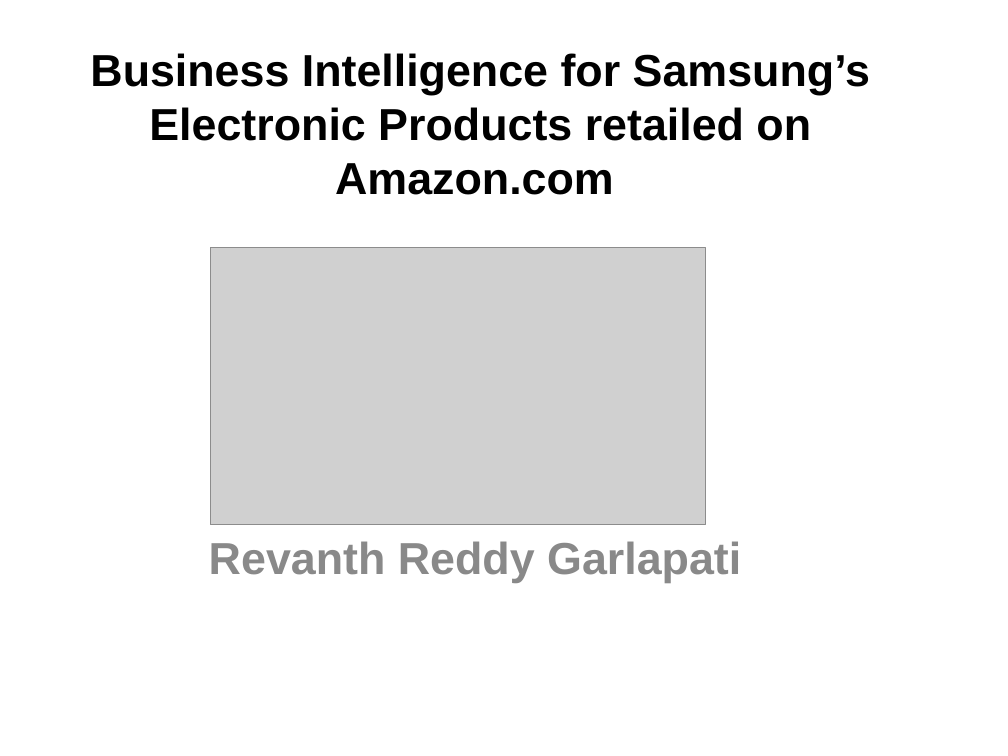
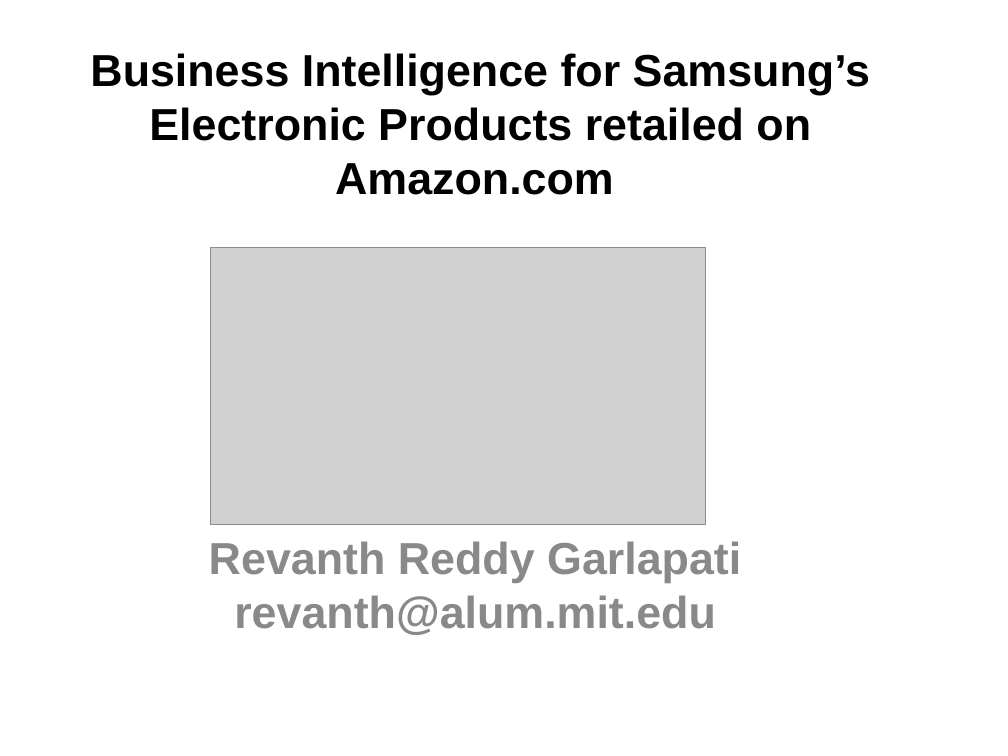
Before and after one commit to revanth83/kojak_git, a slide deck: slide 1 of Samsung_presentation_kojak.ppt. Drawn at 1008x756 pixels with LibreOffice and Linux fonts; fonts in the diff are those of the drawing; grey boxes stand for pictures. Boxes give left, top, right and bottom in pixels: in the first picture for what was removed or moved away, otherwise in the second. Text is boxed around its words. In the diff, an @@ line names an element or a change of style, - is before the commit and + after.

```diff
--- a/Samsung_presentation_kojak.ppt
+++ b/Samsung_presentation_kojak.ppt
@@ subtitle at [209, 541, 741, 635]: text changed @@
-Revanth Reddy Garlapati
+Revanth Reddy Garlapati
+revanth@alum.mit.edu
```
Also in this commit, not shown: 3 other slides changed.
